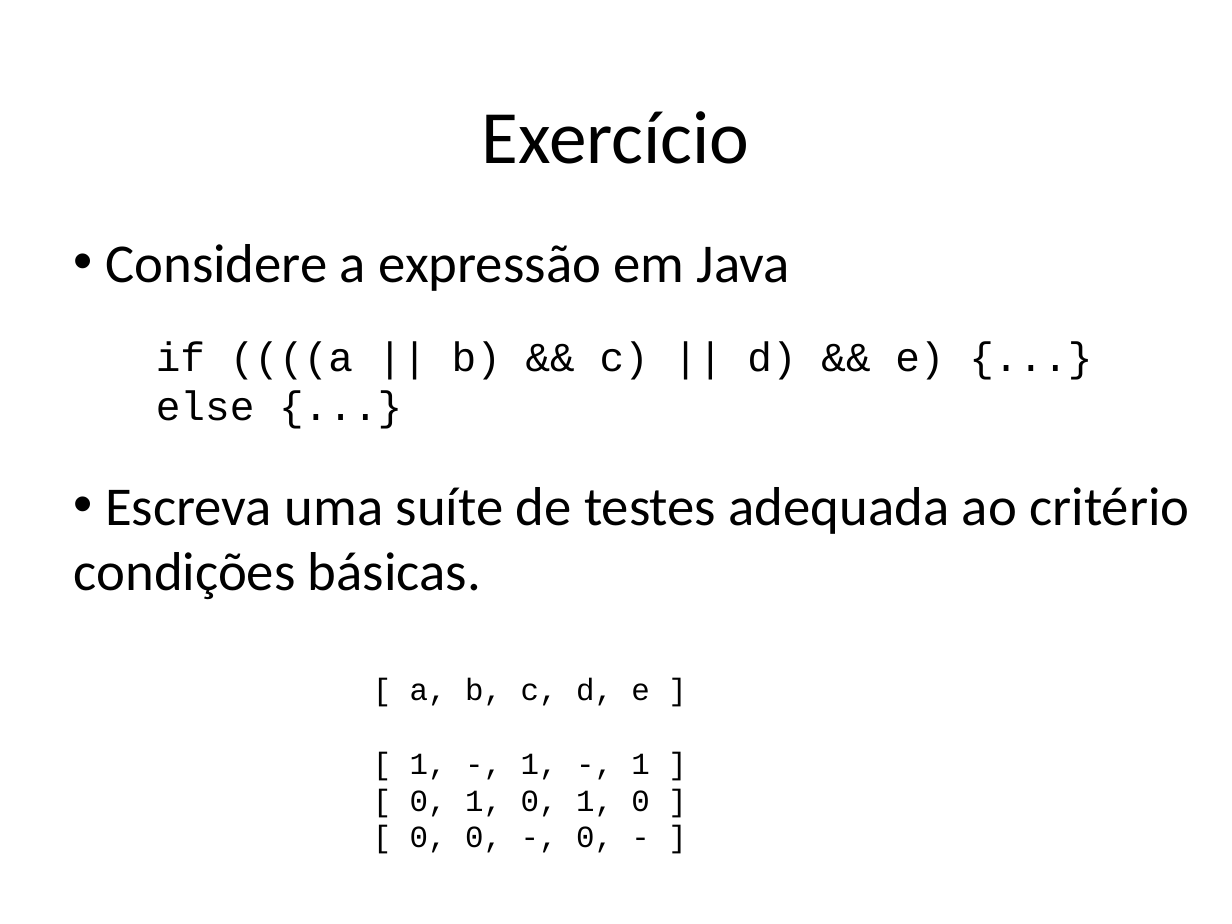
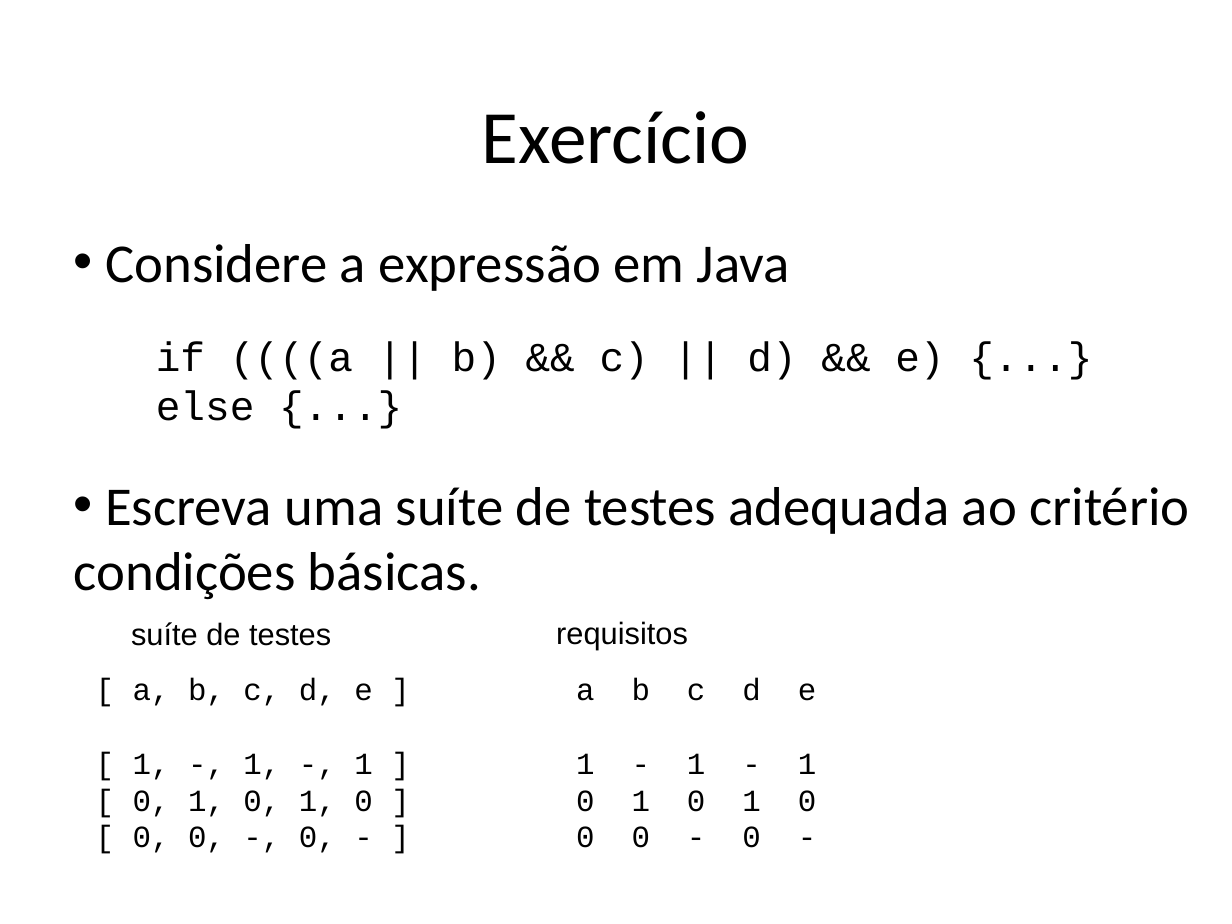
Before and after one commit to STAR-RG/testing-cin, a slide deck: slide 101 of slides.pptx (slide 100 before the commit). Drawn at 1232x924 pixels with LibreOffice and Linux fonts; fonts in the diff are those of the drawing. Boxes give left, top, right and bottom in pixels: in the first picture for what was removed or moved away, otherwise in the second. Text is boxed around its words. In the diff, an @@ line names an element or a change of style, - is before the commit and + after.

```diff
--- a/slides.pptx
+++ b/slides.pptx
@@ text added at (x1=131, y1=622, x2=331, y2=646), 18 pt, text #000000 @@
+suíte de testes
@@ text added at (x1=556, y1=621, x2=688, y2=649), 18 pt, text #000000 @@
+requisitos
@@ text at (x1=133, y1=678, x2=816, y2=853): text changed @@
-[ a, b, c, d, e ]
-[ 1, -, 1, -, 1 ]
-[ 0, 1, 0, 1, 0 ]
-[ 0, 0, -, 0, - ]
+[ a, b, c, d, e ] a b c d e
+[ 1, -, 1, -, 1 ] 1 - 1 - 1
+[ 0, 1, 0, 1, 0 ] 0 1 0 1 0
+[ 0, 0, -, 0, - ] 0 0 - 0 -
```
Also in this commit, not shown: 17 other slides changed, 5 slides added, 1 slide removed.
